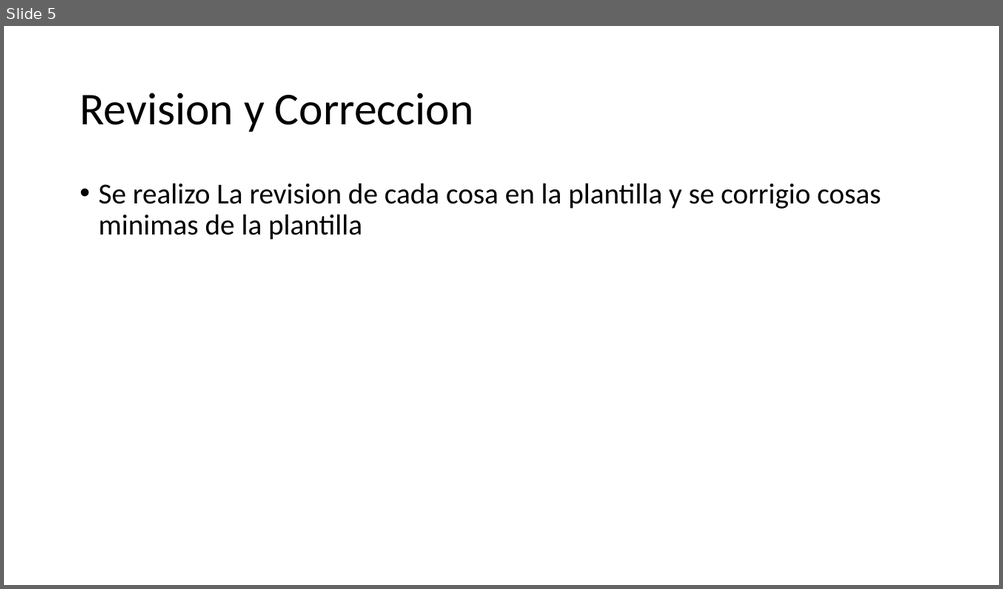
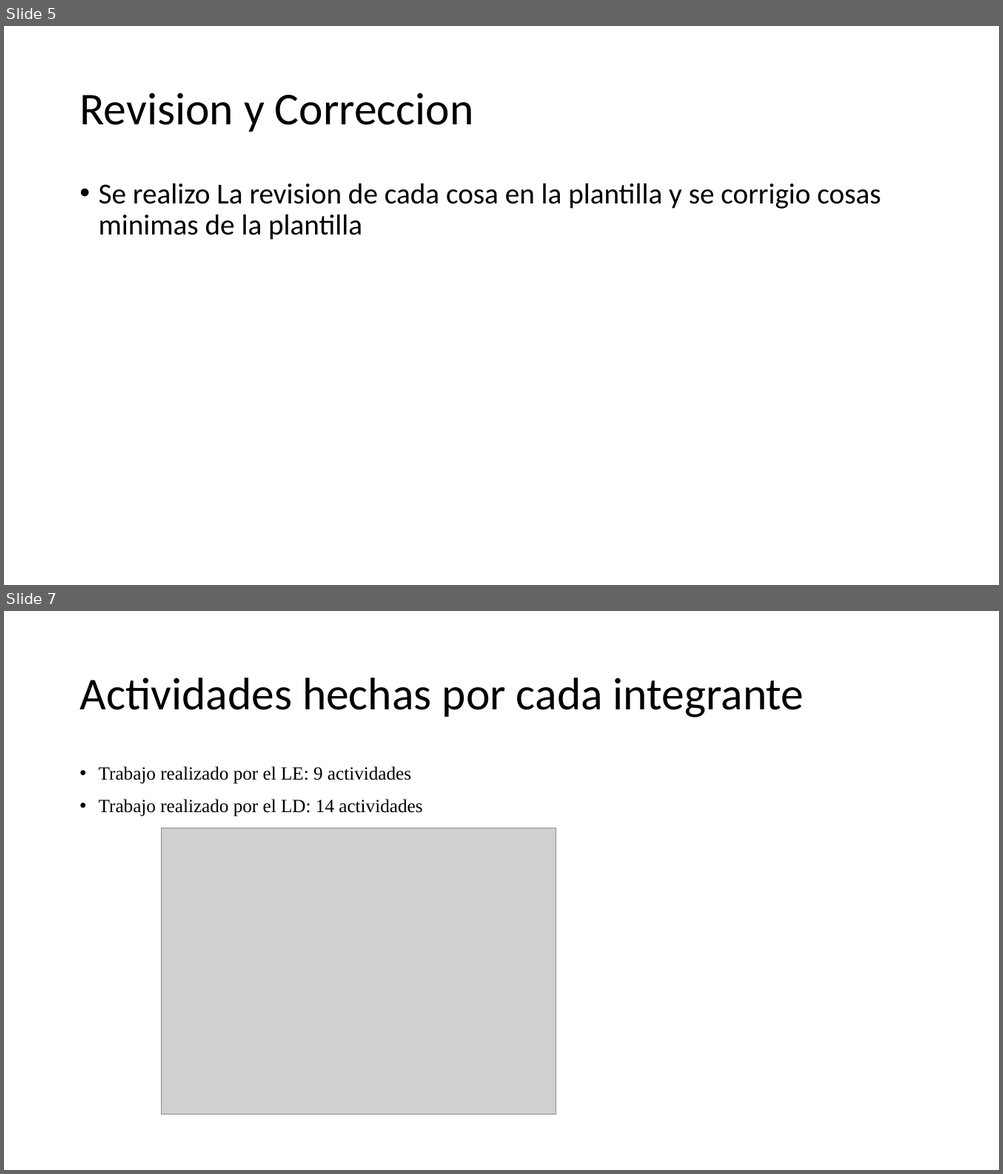
Before and after one commit to Nico2002345/PaginaIngSoftware, a slide deck: assets/docs/Documento_Final_5.pptx. Shown one above the other, each under a label of ours: slide 5 before the commit, slides 5 and 7 after it; the slides between them are not shown. The pictures are 1003x589 and 1003x1174 pixels, drawn with LibreOffice and Linux fonts; fonts in the diff are those of the drawing; grey boxes stand for pictures. Boxes give left, top, right and bottom in pixels: in the first picture for what was removed or moved away, otherwise in the second. Text is boxed around its words. In the diff, an @@ line names an element or a change of style, - is before the commit and + after.

```diff
--- a/assets/docs/Documento_Final_5.pptx
+++ b/assets/docs/Documento_Final_5.pptx
@@ slide 7 added at [4, 611, 999, 1170], background #FFFFFF @@
@@ title added at [79, 678, 804, 718], 44 pt, text #000000 @@
+Actividades hechas por cada integrante
@@ text added at [99, 766, 422, 817], 18 pt, text #000000 @@
+• Trabajo realizado por el LE: 9 actividades
+• Trabajo realizado por el LD: 14 actividades
@@ picture added at [162, 829, 556, 1116] @@
```
Also in this commit, not shown: 1 other slide added, 4 other files.
